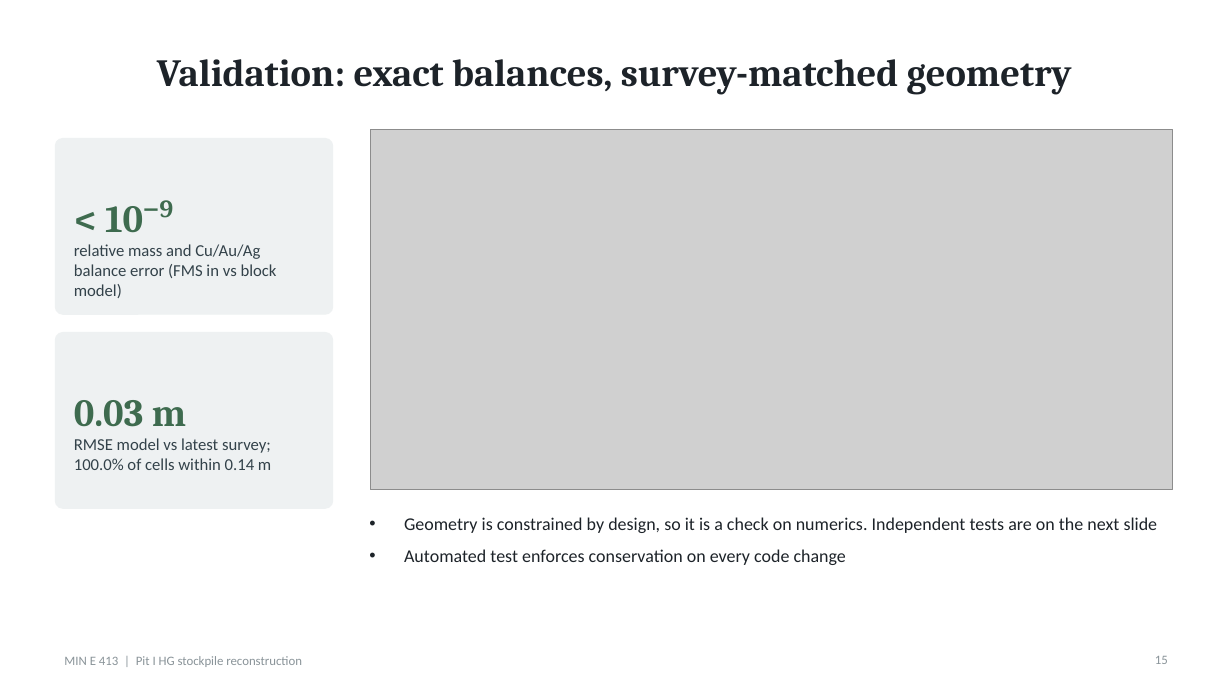
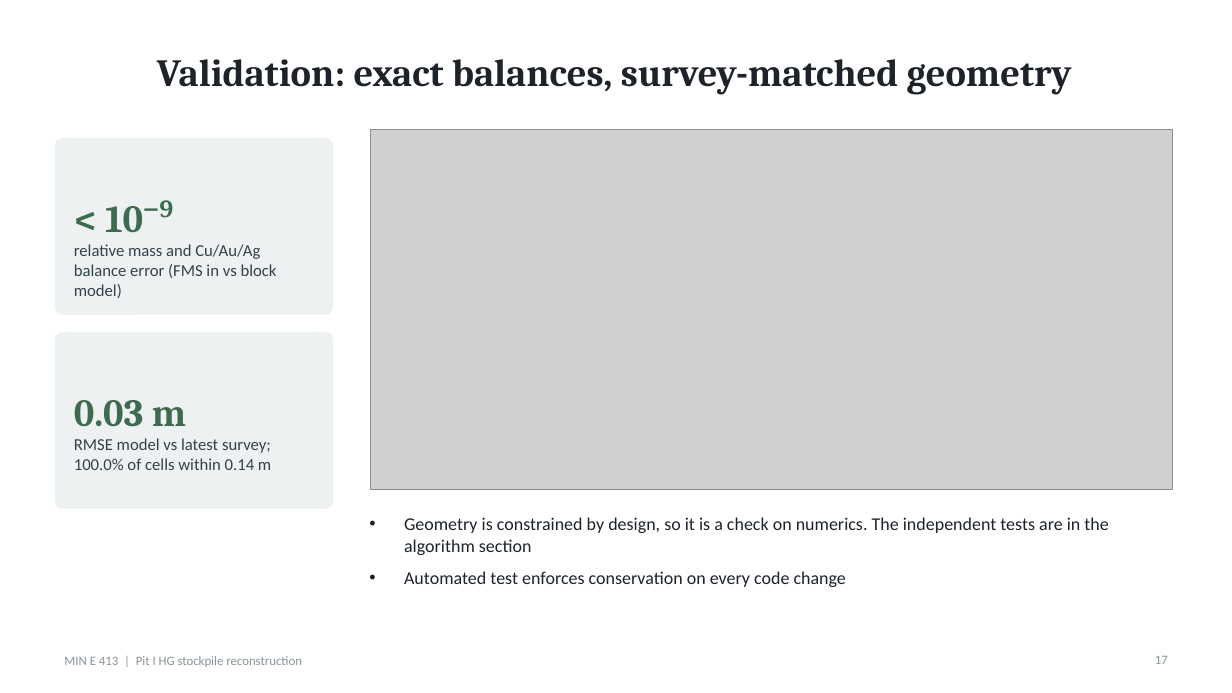
Before and after one commit to evreythi/mine413, a slide deck: slide 17 of docs/build/D7_Presentation.pptx (slide 15 before the commit). Drawn at 1232x693 pixels with LibreOffice and Linux fonts; fonts in the diff are those of the drawing; grey boxes stand for pictures. Boxes give left, top, right and bottom in pixels: in the first picture for what was removed or moved away, otherwise in the second. Text is boxed around its words. In the diff, an @@ line names an element or a change of style, - is before the commit and + after.

```diff
--- a/docs/build/D7_Presentation.pptx
+++ b/docs/build/D7_Presentation.pptx
@@ text at <box>404,517,1108,555</box>: text changed @@
-• Geometry is constrained by design, so it is a check on numerics. Independent tests are on the next slide
+• Geometry is constrained by design, so it is a check on numerics. The independent tests are in the algorithm section
@@ page number at <box>1155,656,1168,664</box>: text changed @@
-15
+17
```
Also in this commit, not shown: 8 other slides changed, 3 slides added, 49 other files.
